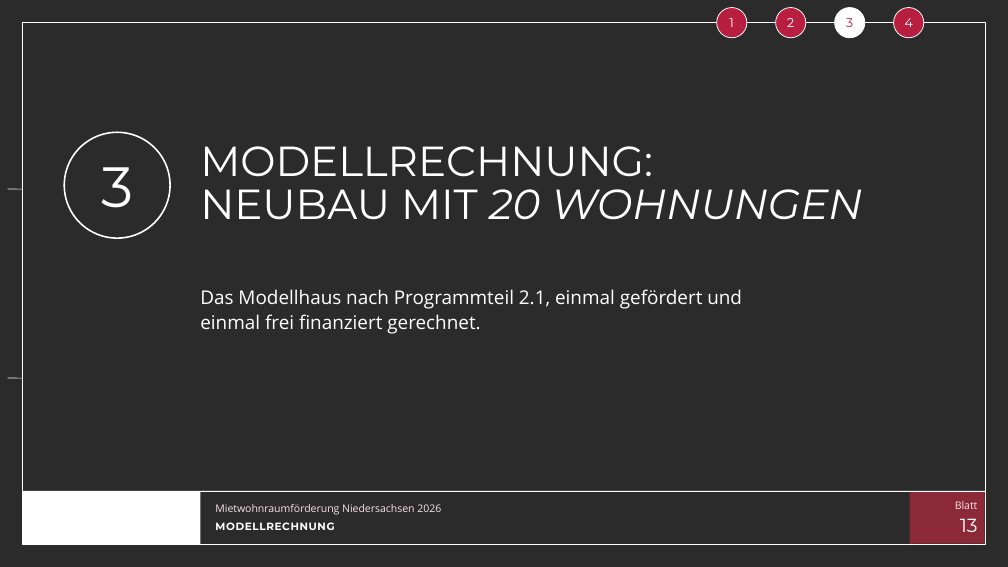
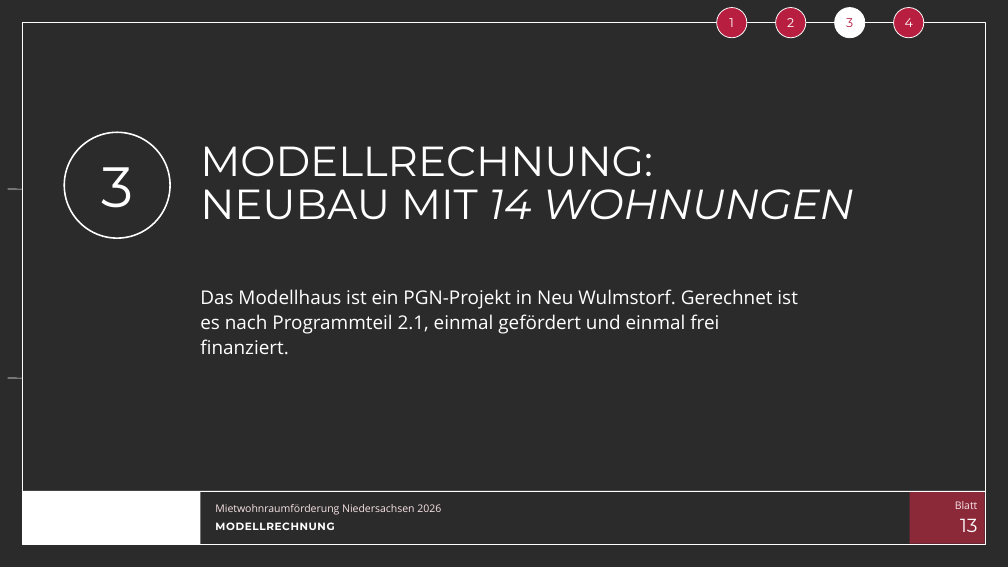
Before and after one commit to vgedaschko/NBank, a slide deck: slide 13 of praesentation/dist/PGN-Mietwohnraumfoerderung-Niedersachsen-2026-Vortrag.pptx. Drawn at 1008x567 pixels with LibreOffice and Linux fonts; fonts in the diff are those of the drawing; background and template pictures are left out; a plain dark background stands for a picture behind light text. Boxes give left, top, right and bottom in pixels: in the first picture for what was removed or moved away, otherwise in the second. Text is boxed around its words. In the diff, an @@ line names an element or a change of style, - is before the commit and + after.

```diff
--- a/praesentation/dist/PGN-Mietwohnraumfoerderung-Niedersachsen-2026-Vortrag.pptx
+++ b/praesentation/dist/PGN-Mietwohnraumfoerderung-Niedersachsen-2026-Vortrag.pptx
@@ title at box(200, 189, 854, 220): text changed @@
-NEUBAU MIT 20 WOHNUNGEN
+NEUBAU MIT 14 WOHNUNGEN
@@ text at box(200, 289, 797, 354): text changed @@
-Das Modellhaus nach Programmteil 2.1, einmal gefördert und einmal frei finanziert gerechnet.
+Das Modellhaus ist ein PGN-Projekt in Neu Wulmstorf. Gerechnet ist es nach Programmteil 2.1, einmal gefördert und einmal frei finanziert.
```
Also in this commit, not shown: 14 other slides changed, 56 other files.
